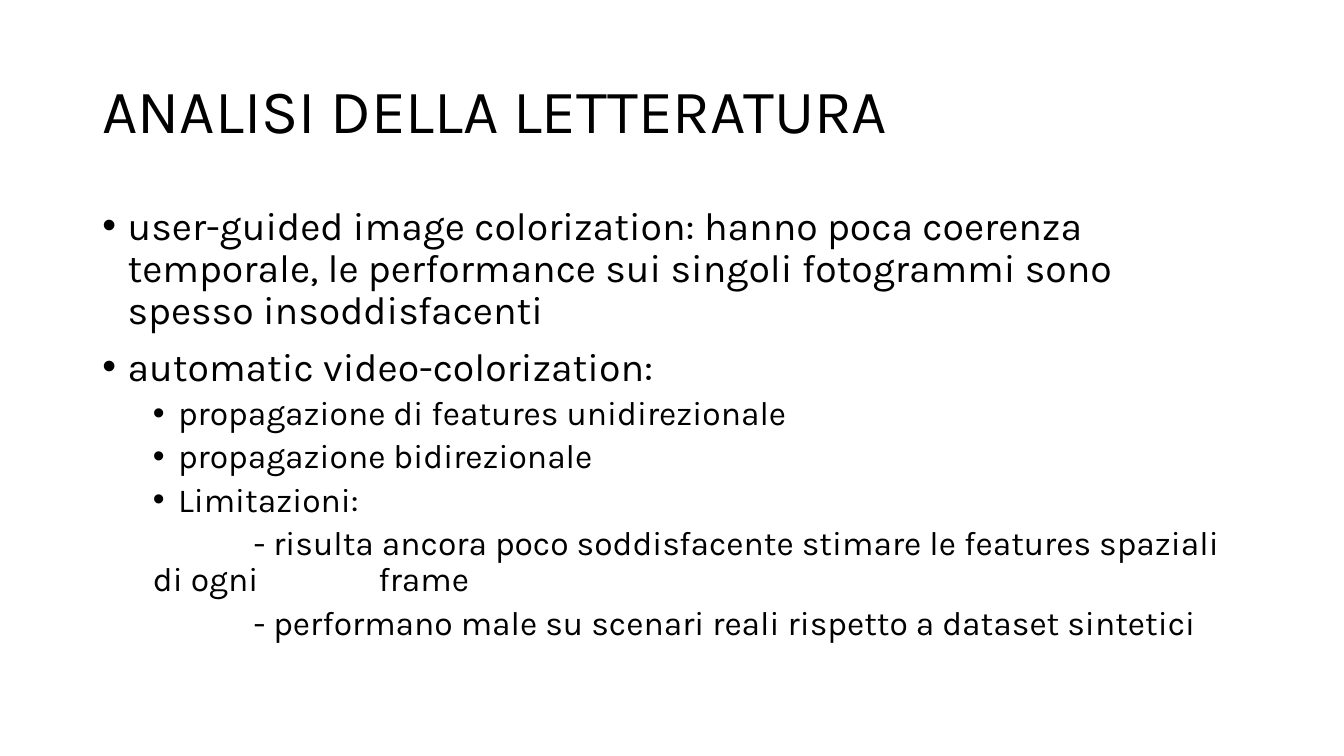
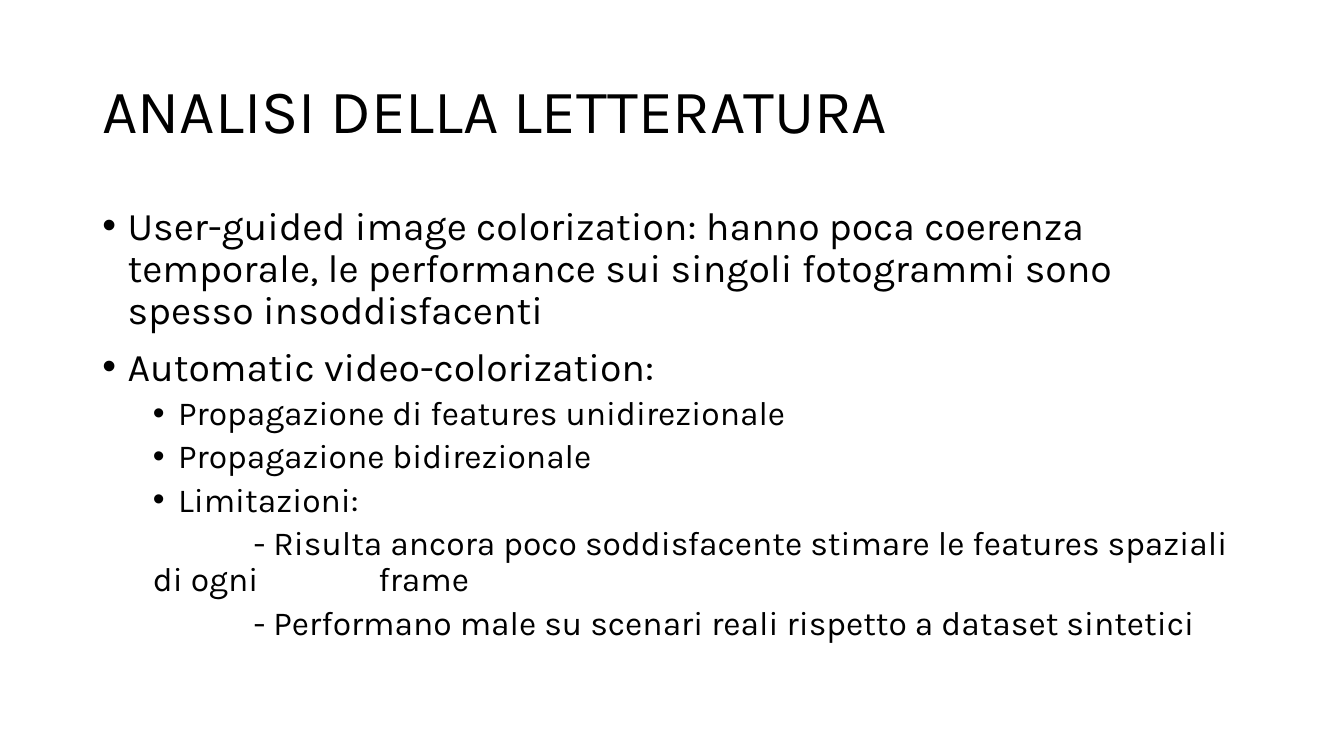
Before and after one commit to GiuseppeSpathis/colormnet, a slide deck: slide 3 of fileEsame/presentation.pptx. Drawn at 1344x756 pixels with LibreOffice and Linux fonts; fonts in the diff are those of the drawing. Boxes give left, top, right and bottom in pixels: in the first picture for what was removed or moved away, otherwise in the second. Text is boxed around its words. In the diff, an @@ line names an element or a change of style, - is before the commit and + after.

```diff
--- a/fileEsame/presentation.pptx
+++ b/fileEsame/presentation.pptx
@@ text at (128, 213, 1112, 477): text changed @@
-• user-guided image colorization: hanno poca coerenza temporale, le performance sui singoli fotogrammi sono spesso insoddisfacenti
-• automatic video-colorization:
-  • propagazione di features unidirezionale
-  • propagazione bidirezionale
+• User-guided image colorization: hanno poca coerenza temporale, le performance sui singoli fotogrammi sono spesso insoddisfacenti
+• Automatic video-colorization:
+  • Propagazione di features unidirezionale
+  • Propagazione bidirezionale
@@ text at (153, 532, 1228, 643): text changed @@
-  - risulta ancora poco soddisfacente stimare le features spaziali di ogni frame
-  - performano male su scenari reali rispetto a dataset sintetici
+  - Risulta ancora poco soddisfacente stimare le features spaziali di ogni frame
+  - Performano male su scenari reali rispetto a dataset sintetici
```
Also in this commit, not shown: 2 other slides changed, 6 other files.
